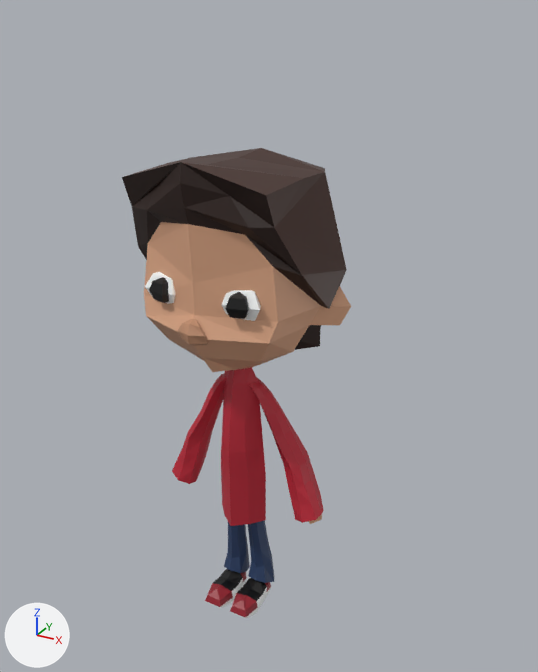
The Blender file Blend files/MainCharacter.blend: old version first, new version second.
One viewpoint serves both versions: a 50 mm lens placed at (3.92, -6.98, 7.64), pointed at (-0.07, 0.27, 4.01). Arrows for +X, +Y and +Z are at lower left; the lights stay in place.

The first picture shows 'Character'.
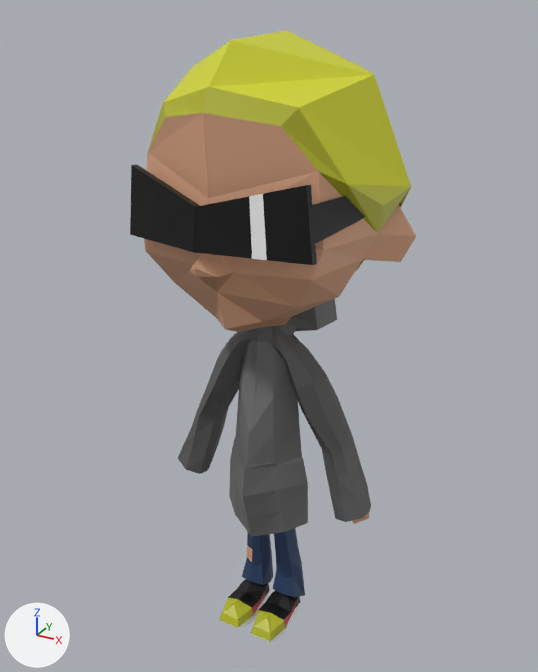
Edits to the bpy script that builds the scene:
```text
Change me_sphere_024:
    used by ob_character; location = (-0.38, 0.25, 1.59); scale = (0.16, 0.16, 0.16)
    remove me_sphere_024.from_pydata(...)  # 529 vertices, 522 faces, 1 loose edge; spans x -8.3..8.2, y -7.6..8.3, z -9.8..29.1
    add me_sphere_024.from_pydata(...)  # 581 vertices, 556 faces; spans x -1.6..1.6, y -1.3..1.5, z -0.1..7.4
    me_sphere_024 part 1: the loose piece of 9 vertices spanning x 5.1..6.9, y -1.1..0.9, z -0.4..0.9 is scaled about its middle by 0.196, then moved by (-4.8, 0.4, 1.6)
    me_sphere_024 part 2: the loose piece of 40 vertices spanning x 0.1..2.4, y -1.6..1.7, z -8.7..-0.4 is scaled about its middle by 0.196, then moved by (-1.0, 0.2, 5.5)
    me_sphere_024 part 3: the loose piece of 40 vertices spanning x -2.4..-0.2, y -4.1..1.4, z -9.8..-7.7 is scaled about its middle by 0.196, then moved by (1.0, 1.3, 8.9)
    me_sphere_024 part 4: the loose piece of 40 vertices spanning x 0.1..2.3, y -4.1..1.4, z -9.8..-7.7 is scaled about its middle by 0.196, then moved by (-1.0, 1.3, 8.9)
    me_sphere_024 part 5: the loose piece of 72 vertices spanning x 0.4..7.1, y -1.6..1.7, z 0.0..11.9 is scaled about its middle by (-0.201, 0.226, 0.196), then moved by (-4.5, 0.2, -2.9)
    me_sphere_024 part 6: the loose piece of 72 vertices spanning x -7.2..-0.4, y -1.6..1.7, z 0.0..11.9 is scaled about its middle by (-0.194, 0.225, 0.196), then moved by (4.5, 0.2, -2.9)
    me_sphere_024 part 7: a new loose piece of 179 vertices spanning x -1.6..1.6, y -1.3..1.5, z 1.5..7.4, in mat_palette (picture img_tx_palette_png)
    me_sphere_024 part 8: a new loose piece of 56 vertices spanning x -0.5..0.0, y -0.1..0.6, z 0.1..1.8, in mat_palette (picture img_tx_palette_png)
    me_sphere_024 part 9: a new loose piece of 32 vertices spanning x 0.0..1.4, y -1.3..0.5, z 5.4..6.2, in mat_palette (picture img_tx_palette_png)
    me_sphere_024 part 10: a new loose piece of 32 vertices spanning x -1.4..0.0, y -1.3..0.5, z 5.4..6.2, in mat_palette (picture img_tx_palette_png)
    me_sphere_024 part 11: 6 loose pieces with 110 vertices, spanning x -4.7..4.6, y -7.6..1.7, z -8.7..21.2, are deleted
    me_sphere_024 part 12
    137 vertices are removed from x -8.3..8.2, y -7.5..8.3, z -1.3..29.1
    148 faces are deleted
    1 loose edge is deleted
Change ob_character:
    ob_character.scale: (0.16, 0.16, 0.16) -> (1.0, 1.0, 1.0)
    ob_character.location: (-0.38, 0.25, 1.59) -> (0.0, 0.0, 0.0)
```

Where the change shows, as pixel boxes (x1, y1, x2, y2) in the pictures (538 x 672 px; the box of a moved part takes in the faces that stretch with it):
'Character', reshaped, moved, rescaled (25% wider, 30% taller): before (122, 148, 351, 618); after (130, 30, 416, 642)
part 1 of me_sphere_024, moved or reshaped: before (308, 514, 322, 524); after (352, 512, 369, 524)
part 2 of me_sphere_024, moved or reshaped: before (248, 520, 274, 583); after (273, 528, 305, 597)
part 3 of me_sphere_024, moved or reshaped: before (205, 569, 247, 607); after (219, 579, 270, 628)
part 4 of me_sphere_024, moved or reshaped: before (230, 578, 271, 618); after (251, 590, 301, 642)
part 5 of me_sphere_024, moved or reshaped: before (249, 378, 323, 523); after (178, 330, 252, 474)
part 6 of me_sphere_024, moved or reshaped: before (172, 374, 226, 484); after (270, 334, 371, 522)
part 7 of me_sphere_024, added: after (144, 30, 416, 537)
part 8 of me_sphere_024, added (blue): after (242, 533, 273, 585)
part 9 of me_sphere_024, added (black): after (193, 185, 402, 265)
part 10 of me_sphere_024, added (black): after (130, 165, 200, 253)
part 11 of me_sphere_024, deleted: before (145, 272, 261, 573)
part 12 of me_sphere_024, deleted: before (122, 148, 351, 526)
